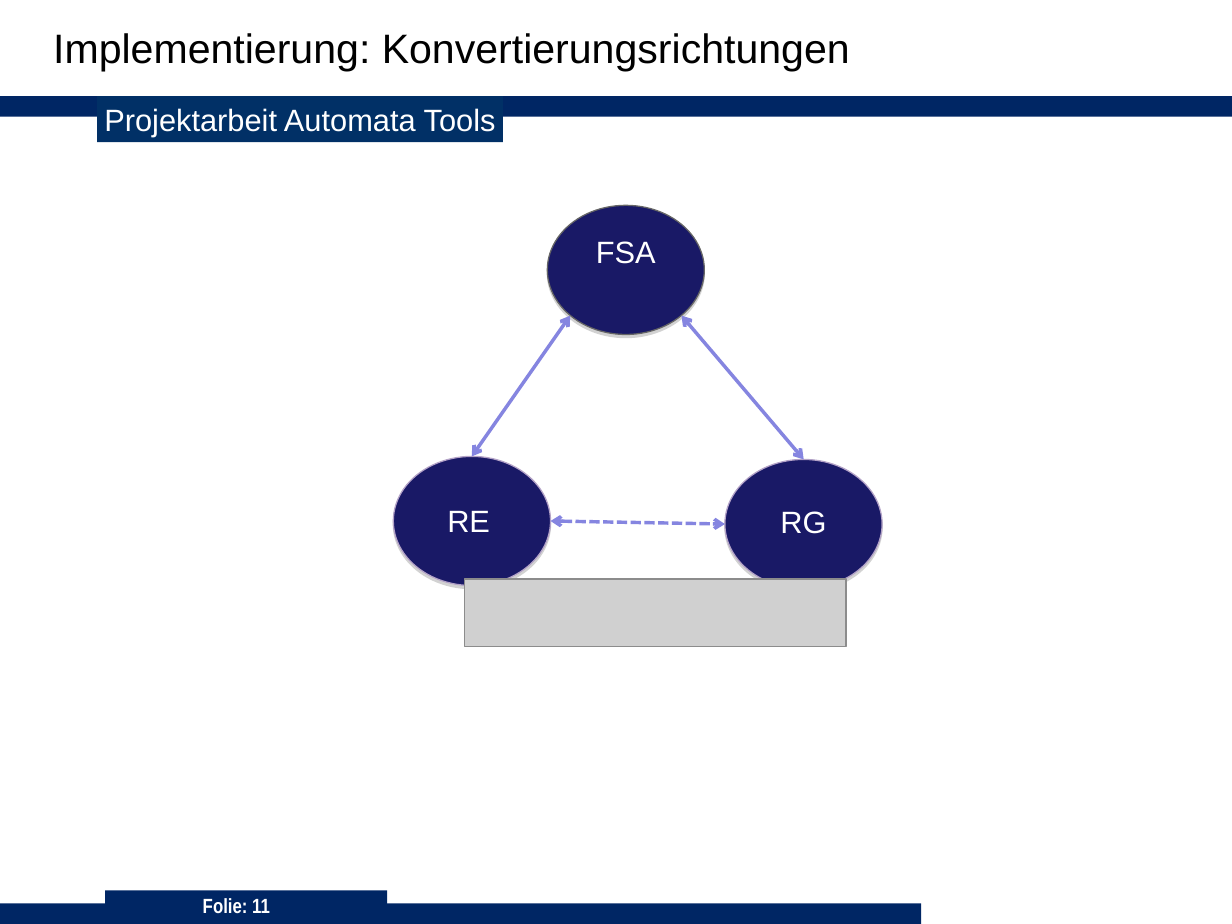
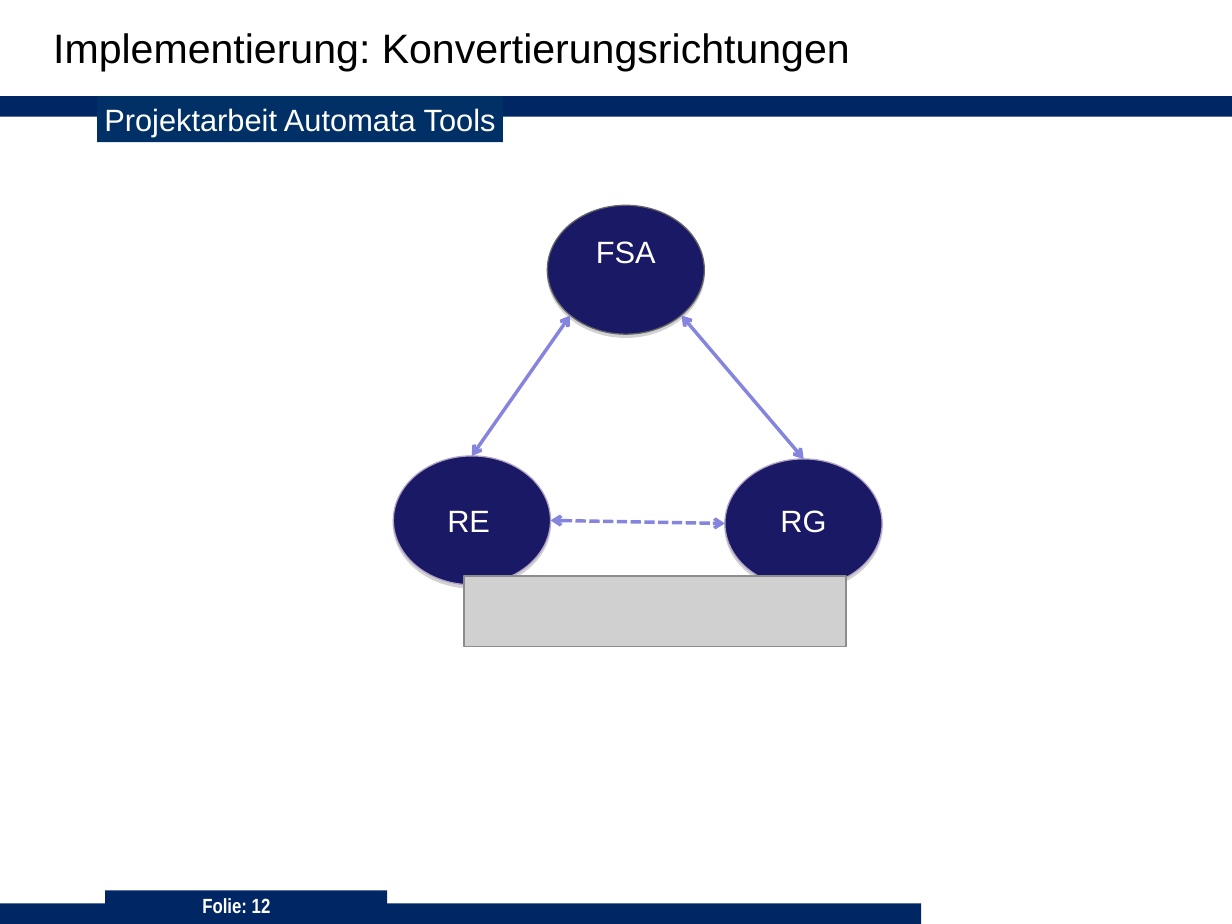
Before and after one commit to 3breadt/UPB-ADT-Automata-Tools, a slide deck: slide 12 of Präsentation/Präsentation_C++ V3.ppt (slide 11 before the commit). Drawn at 1232x924 pixels with LibreOffice and Linux fonts; fonts in the diff are those of the drawing; grey boxes stand for pictures; background and template pictures are left out. Boxes give left, top, right and bottom in pixels: in the first picture for what was removed or moved away, otherwise in the second. Text is boxed around its words. In the diff, an @@ line names an element or a change of style, - is before the commit and + after.

```diff
--- a/Präsentation/Präsentation_C++ V3.ppt
+++ b/Präsentation/Präsentation_C++ V3.ppt
@@ picture: place and size @@
-picture at [464, 579, 845, 647]
+picture at [464, 575, 846, 646]
@@ page number at [202, 898, 271, 914]: text changed @@
-Folie: 11
+Folie: 12
```
Also in this commit, not shown: 1 other slide changed, 9 slides added, 1 slide removed.
